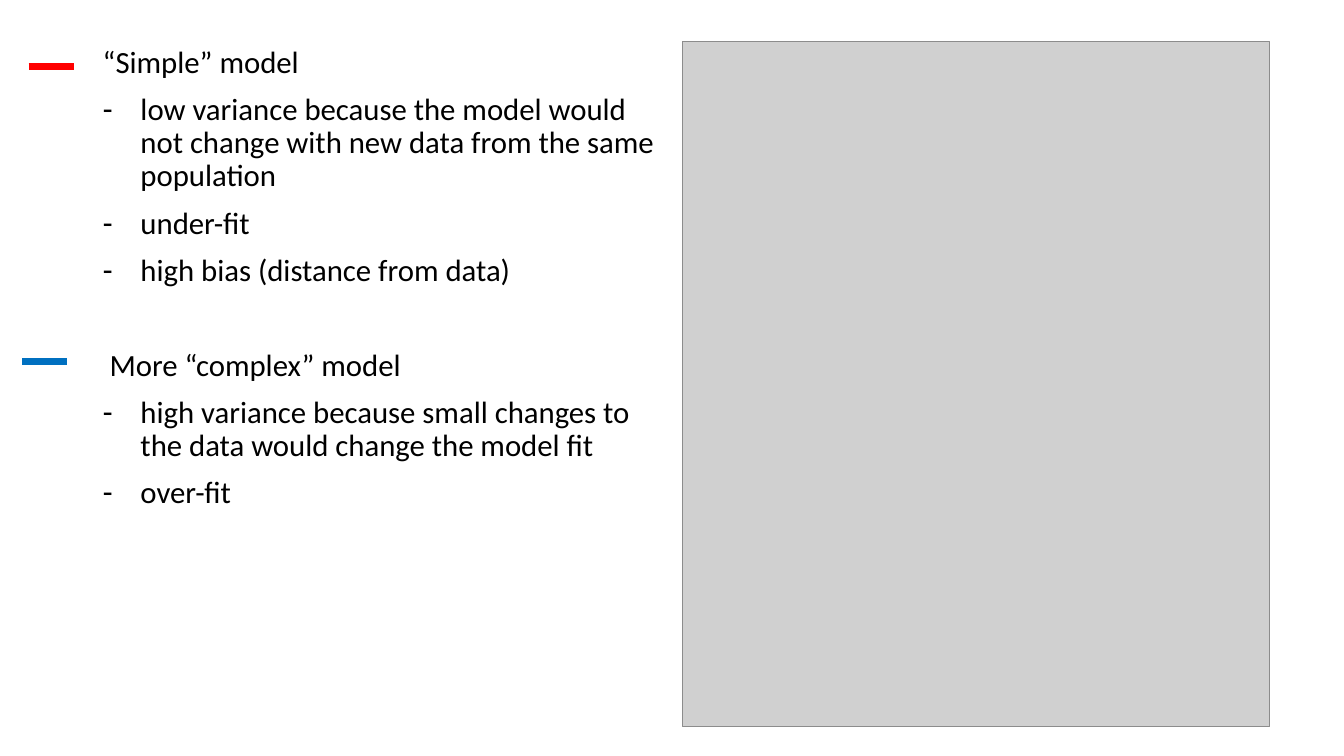
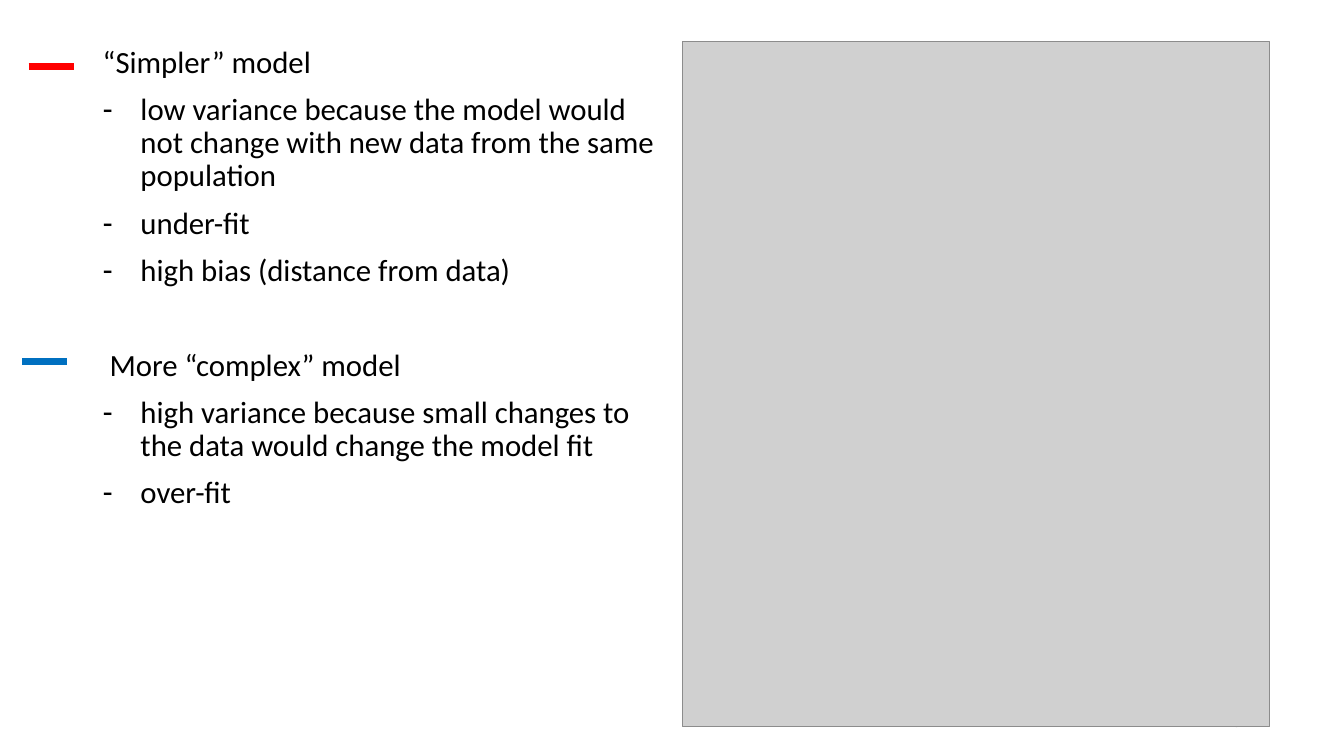
Before and after one commit to karlenaochoa/c4-ml-2020, a slide deck: slide 15 of slides/w2p1-bias-variance-resampling/w2p1.pptx (slide 14 before the commit). Drawn at 1344x756 pixels with LibreOffice and Linux fonts; fonts in the diff are those of the drawing; grey boxes stand for pictures. Boxes give left, top, right and bottom in pixels: in the first picture for what was removed or moved away, otherwise in the second. Text is boxed around its words. In the diff, an @@ line names an element or a change of style, - is before the commit and + after.

```diff
--- a/slides/w2p1-bias-variance-resampling/w2p1.pptx
+++ b/slides/w2p1-bias-variance-resampling/w2p1.pptx
@@ text at [103, 51, 311, 78]: text changed @@
-“Simple” model
+“Simpler” model
```
Also in this commit, not shown: 6 other slides changed, 2 slides added.
